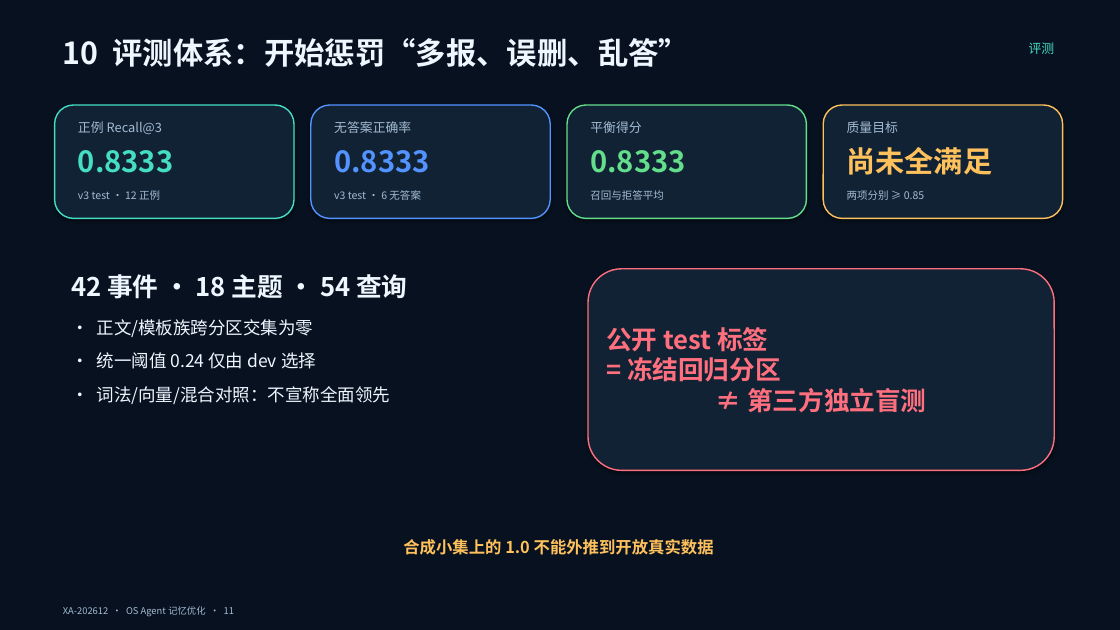
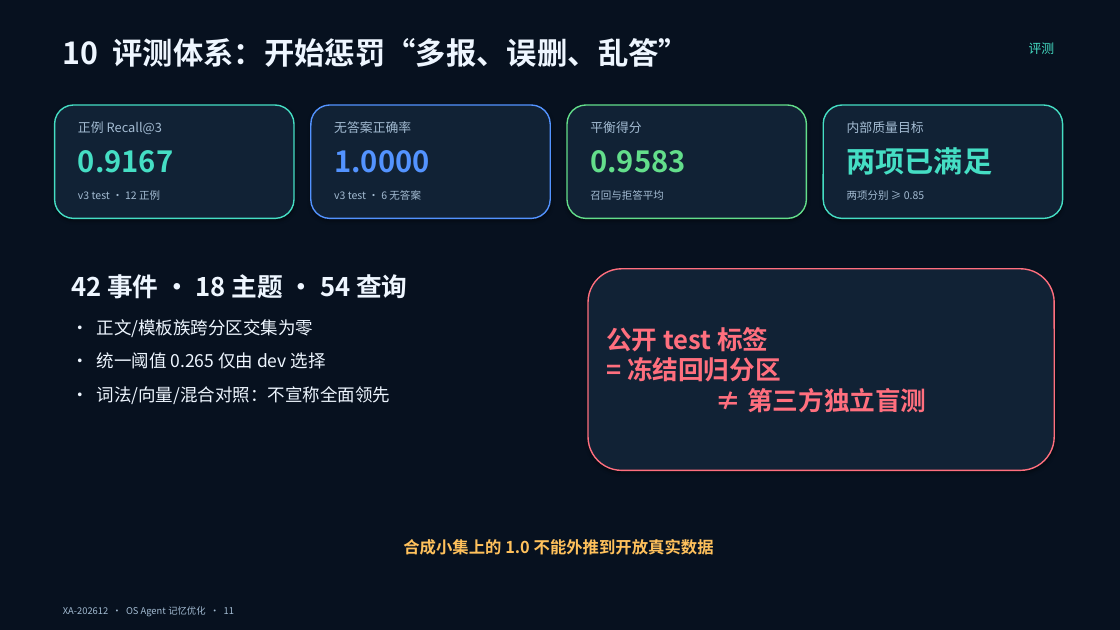
Before and after one commit to chanehwibo/tiaobei, a slide deck: slide 11 of deliverables/ppt/OS_Agent_记忆优化_答辩稿.pptx. Drawn at 1120x630 pixels with LibreOffice and Linux fonts; fonts in the diff are those of the drawing. Boxes give left, top, right and bottom in pixels: in the first picture for what was removed or moved away, otherwise in the second. Text is boxed around its words. In the diff, an @@ line names an element or a change of style, - is before the commit and + after.

```diff
--- a/deliverables/ppt/OS_Agent_记忆优化_答辩稿.pptx
+++ b/deliverables/ppt/OS_Agent_记忆优化_答辩稿.pptx
@@ rounded rectangle at bbox=[823, 105, 1063, 218]: outline #FFC15C 1.2 pt to #45DEC4 1.2 pt @@
@@ text at bbox=[847, 121, 924, 133]: text changed @@
-质量目标
+内部质量目标
@@ text at bbox=[847, 147, 993, 175]: text changed; text colour #FFC15C to #45DEC4 @@
-尚未全满足
+两项已满足
@@ text at bbox=[78, 150, 173, 173]: text changed @@
-0.8333
+0.9167
@@ text at bbox=[334, 150, 429, 173]: text changed @@
-0.8333
+1.0000
@@ text at bbox=[590, 150, 685, 173]: text changed @@
-0.8333
+0.9583
@@ text at bbox=[97, 352, 326, 369]: text changed @@
-• 统一阈值 0.24 仅由 dev 选择
+• 统一阈值 0.265 仅由 dev 选择
```
Also in this commit, not shown: 5 other slides changed, 15 other files.
